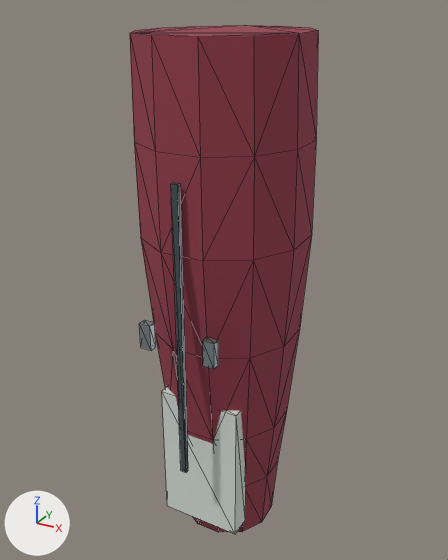
One commit to the glTF model Resource/Export/Modules/Outfit_Researcher_Female_Normal_Greave_L.glb: the scene before it, then after it.
The view is the same before and after, from a 50 mm camera at (0.329, -0.399, 0.564) aimed at (0.112, -0.003, 0.366). Lighting does not change. The marker at lower left points along +X, +Y and +Z. The first picture is the older version. Mesh edges are drawn as thin lines. Vertices at exactly the same position are counted once.

Names of what the first picture shows: 'Outfit_Researcher_Female_Normal_Greave_L'.
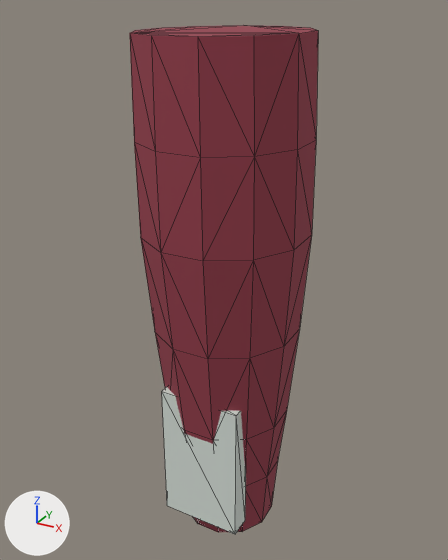
Location of each change, [x1, y1, x2, y2] in pixels of the pictures (448 x 560 px):
part 1 of me_outfit_researcher_female_normal_greave_l_mesh_001, deleted
    before: [139, 320, 156, 350]
part 2 of me_outfit_researcher_female_normal_greave_l_mesh_001, deleted
    before: [203, 337, 218, 369]
part 3 of me_outfit_researcher_female_normal_greave_l_mesh_001, deleted
    before: [171, 183, 188, 473]

The change, as a diff of the scene's bpy script:
```diff
--- a/Resource/Export/Modules/Outfit_Researcher_Female_Normal_Greave_L.glb.py
+++ b/Resource/Export/Modules/Outfit_Researcher_Female_Normal_Greave_L.glb.py
@@ me_outfit_researcher_female_normal_greave_l_mesh_001 @@
 # used by ob_outfit_researcher_female_normal_greave_l; location = (0.0, 0.0, 0.0)
-me_outfit_researcher_female_normal_greave_l_mesh_001.from_pydata(...)  # 116 vertices, 212 faces; spans x 0.052..0.178, y -0.08..0.056, z 0.139..0.551
+me_outfit_researcher_female_normal_greave_l_mesh_001.from_pydata(...)  # 92 vertices, 176 faces; spans x 0.052..0.178, y -0.071..0.056, z 0.139..0.551
+# me_outfit_researcher_female_normal_greave_l_mesh_001 part 1: the loose piece of 8 vertices spanning x 0.084..0.093, y -0.08..-0.074, z 0.335..0.355 is deleted
+# me_outfit_researcher_female_normal_greave_l_mesh_001 part 2: the loose piece of 8 vertices spanning x 0.137..0.146, y -0.08..-0.074, z 0.335..0.355 is deleted
+# me_outfit_researcher_female_normal_greave_l_mesh_001 part 3: the loose piece of 8 vertices spanning x 0.113..0.118, y -0.075..-0.072, z 0.23..0.461 is deleted
 me_outfit_researcher_female_normal_greave_l_mesh_001.materials.append(mat_cloth_burgundy)
 me_outfit_researcher_female_normal_greave_l_mesh_001.materials.append(mat_cloth_medical)
-me_outfit_researcher_female_normal_greave_l_mesh_001.materials.append(mat_fabric_seam)  # greyish blue #424d52
-me_outfit_researcher_female_normal_greave_l_mesh_001.materials.append(mat_fastener_titanium)  # grey #a8b6ba
```
